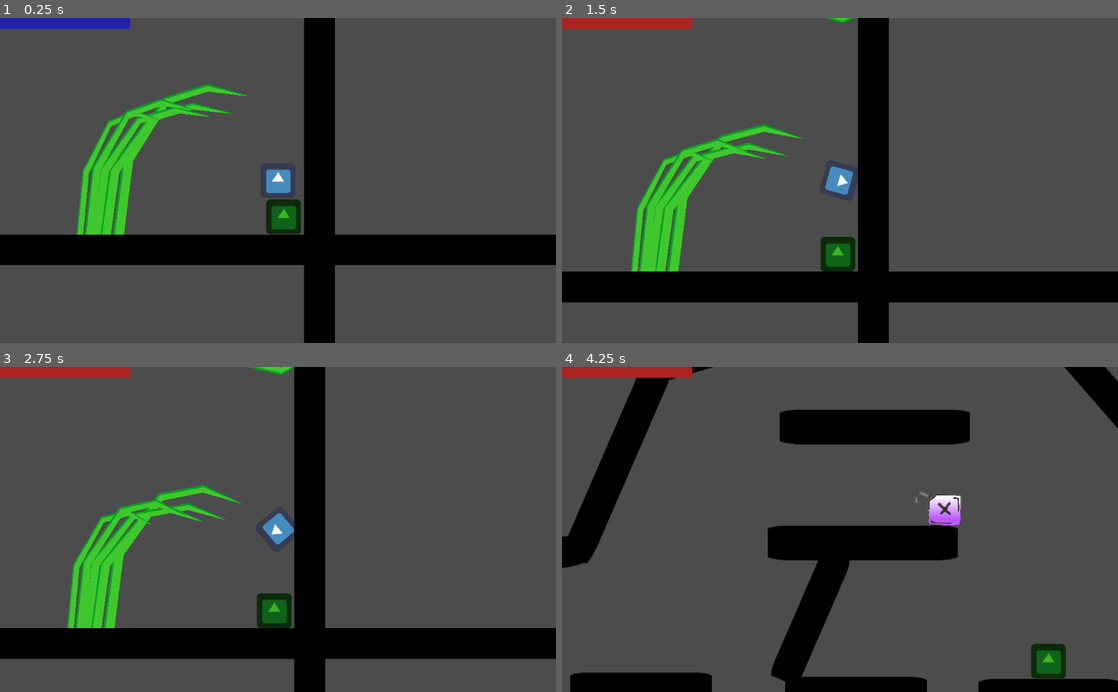
Above: before the commit, frames 1-4 (two rows, left to right).
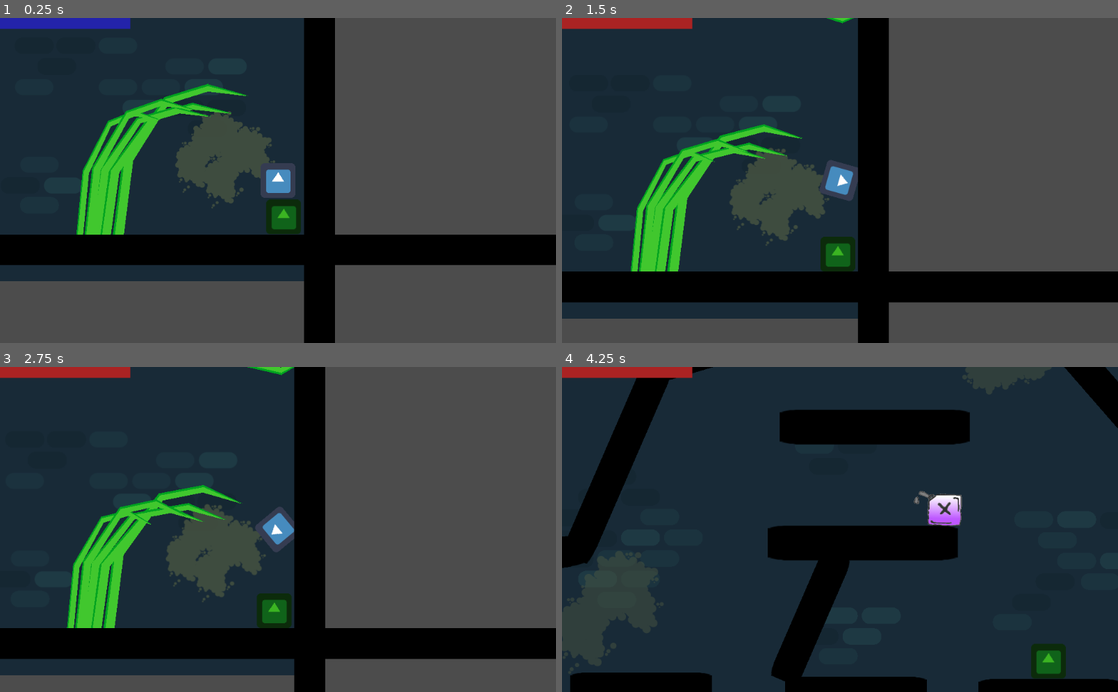
Above: after the commit, the same moments.

Repository: ChibiDenDen/Jook
Game: Godot game, scene res://Scenes/PhysicsGame.tscn
Two runs of this game, one before a commit and one after it. Both use one fixed random seed, a clock stepped at 60 frames per second and the inputs below. The engine's default icon, where the game draws it, is replaced by a stand-in: a white triangle on a blue panel in a dark square.
Inputs (mouse positions are in pixels of both pictures, inside the frame that each line leads up to):
- Up to frame 1 (0.25 s): no input
- Up to frame 2 (1.5 s): move the mouse to (678, 248) at 0.52 s; hold Right (ui_right) from 0.53 s (still down); click (678, 248) at 0.67 s; tap Up (ui_up) at 0.77 s; move the mouse to (667, 278) at 1.27 s; click (667, 278) at 1.42 s
- Up to frame 3 (2.75 s): tap Up (ui_up) at 1.52 s; move the mouse to (83, 643) at 2.02 s; release Right (ui_right) at 2.03 s; hold Left (ui_left) from 2.03 s (still down); click (83, 643) at 2.17 s
- Up to frame 4 (4.25 s): move the mouse to (628, 640) at 2.77 s; release Left (ui_left) at 2.78 s; hold Right (ui_right) from 2.78 s (still down); click (628, 640) at 2.92 s; tap Up (ui_up) at 3.02, 3.77 s; move the mouse to (656, 601) at 3.52 s; click (656, 601) at 3.67 s

The runs differ from the first frame. In frame 1, 31% of the frame differs, in the area x 0-55%, y 0-81%; in frame 2, 36%; in frame 3, 37%; in frame 4, 81%, in the area x 0-100%, y 0-100%.

Commit message:
Add background image

Diff:
--- a/Scenes/PhysicsGame.tscn
+++ b/Scenes/PhysicsGame.tscn
@@ -8,8 +8,29 @@
 [ext_resource path="res://Objects/Obstacles/Walls/Grass.tscn" type="PackedScene" id=6]
 [ext_resource path="res://Objects/PowerUps/Fuel/Fuel.tscn" type="PackedScene" id=7]
 [ext_resource path="res://Objects/RotatingObstacles.gd" type="Script" id=8]
+[ext_resource path="res://Resources/sewerbackground-01.png" type="Texture" id=9]
 
 [node name="PhysicsGame" type="Node2D"]
+
+[node name="Background" type="Sprite" parent="."]
+position = Vector2( 570, 250 )
+z_index = -1
+texture = ExtResource( 9 )
+
+[node name="Background2" type="Sprite" parent="."]
+position = Vector2( -1984, 248 )
+z_index = -1
+texture = ExtResource( 9 )
+
+[node name="Background3" type="Sprite" parent="."]
+position = Vector2( -1984, -1192 )
+z_index = -1
+texture = ExtResource( 9 )
+
+[node name="Background4" type="Sprite" parent="."]
+position = Vector2( 570, -1192 )
+z_index = -1
+texture = ExtResource( 9 )
 
 [node name="Player" parent="." instance=ExtResource( 1 )]
 position = Vector2( 1760, 784 )
Binary file added: Resources/sewerbackground-01.png
Not shown: 1 places in Scenes/PhysicsGame.tscn that only renumber resources
